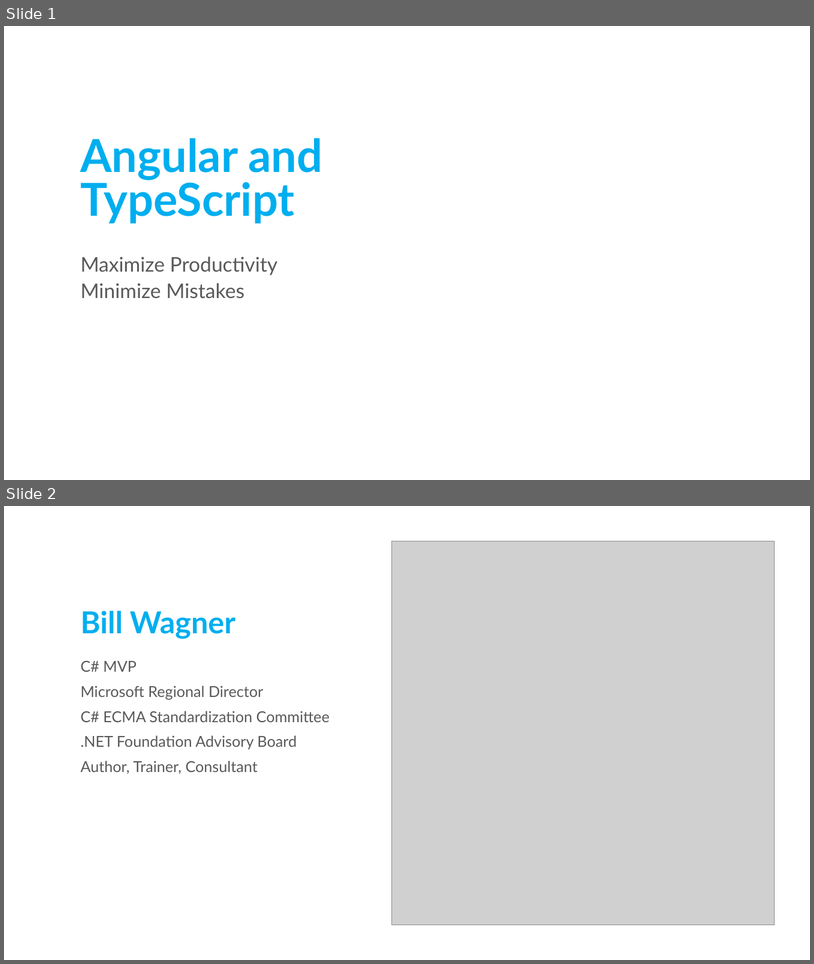
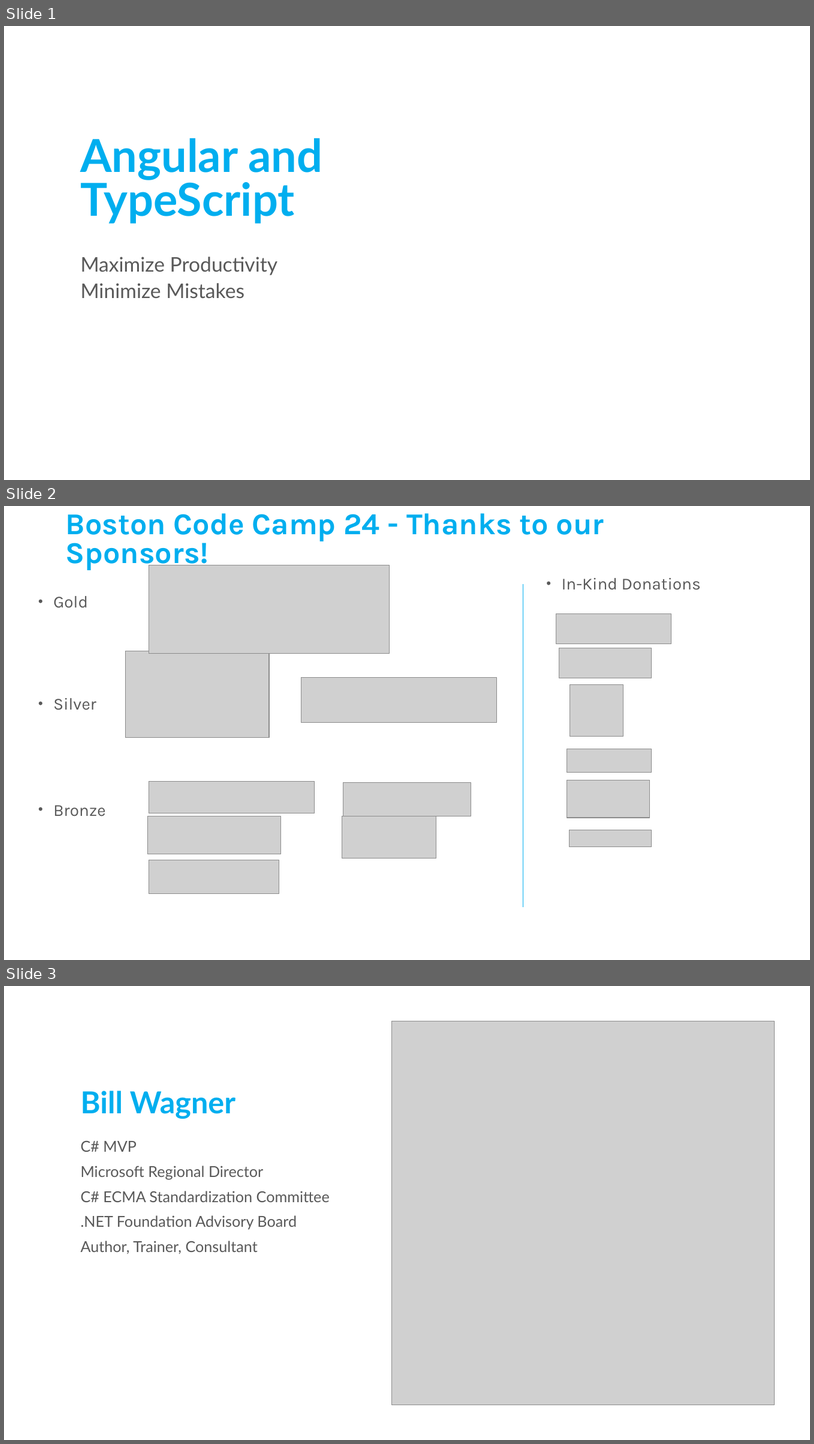
Before and after one commit to BillWagner/TypeScriptAngular, a slide deck: AngularAndTypeScript.pptx. Shown one above the other, each under a label of ours: slides 1 and 2 before the commit, slides 1, 2 and 3 after it. The pictures are 814x964 and 814x1444 pixels, drawn with LibreOffice and Linux fonts; fonts in the diff are those of the drawing; grey boxes stand for pictures; background and template pictures are left out. Boxes give left, top, right and bottom in pixels: in the first picture for what was removed or moved away, otherwise in the second. Text is boxed around its words. In the diff, an @@ line names an element or a change of style, - is before the commit and + after.

Commit message:
Update with Slides from Boston Code Camp

```diff
--- a/AngularAndTypeScript.pptx
+++ b/AngularAndTypeScript.pptx
@@ slide 2 added at bbox=[4, 506, 810, 960], background picture (left out) @@
@@ title added at bbox=[65, 513, 604, 571], 36 pt, text #00AEEF, bold @@
+Boston Code Camp 24 - Thanks to our Sponsors!
@@ picture added at bbox=[149, 565, 389, 653] @@
@@ line added from (523, 584) to (523, 906), #00AEEF 0.5 pt @@
@@ text added at bbox=[562, 578, 701, 590], 20 pt, text #595959 @@
+• In-Kind Donations
@@ text added at bbox=[53, 596, 105, 816], 20 pt, text #595959 @@
+• Gold
+• Silver
+• Bronze
@@ picture added at bbox=[557, 614, 671, 644] @@
@@ picture added at bbox=[560, 648, 652, 678] @@
@@ picture added at bbox=[126, 651, 270, 738] @@
@@ picture added at bbox=[302, 677, 497, 722] @@
@@ picture added at bbox=[570, 684, 623, 736] @@
@@ picture added at bbox=[567, 748, 652, 772] @@
@@ picture added at bbox=[149, 781, 315, 813] @@
@@ picture added at bbox=[344, 783, 471, 816] @@
@@ picture added at bbox=[567, 780, 650, 817] @@
@@ picture added at bbox=[147, 816, 281, 854] @@
@@ picture added at bbox=[342, 816, 437, 858] @@
@@ picture added at bbox=[570, 829, 652, 847] @@
@@ picture added at bbox=[149, 860, 279, 894] @@
@@ what was slide 2 is now slide 3 @@
```
Also in this commit, not shown: 4 slides changed.
